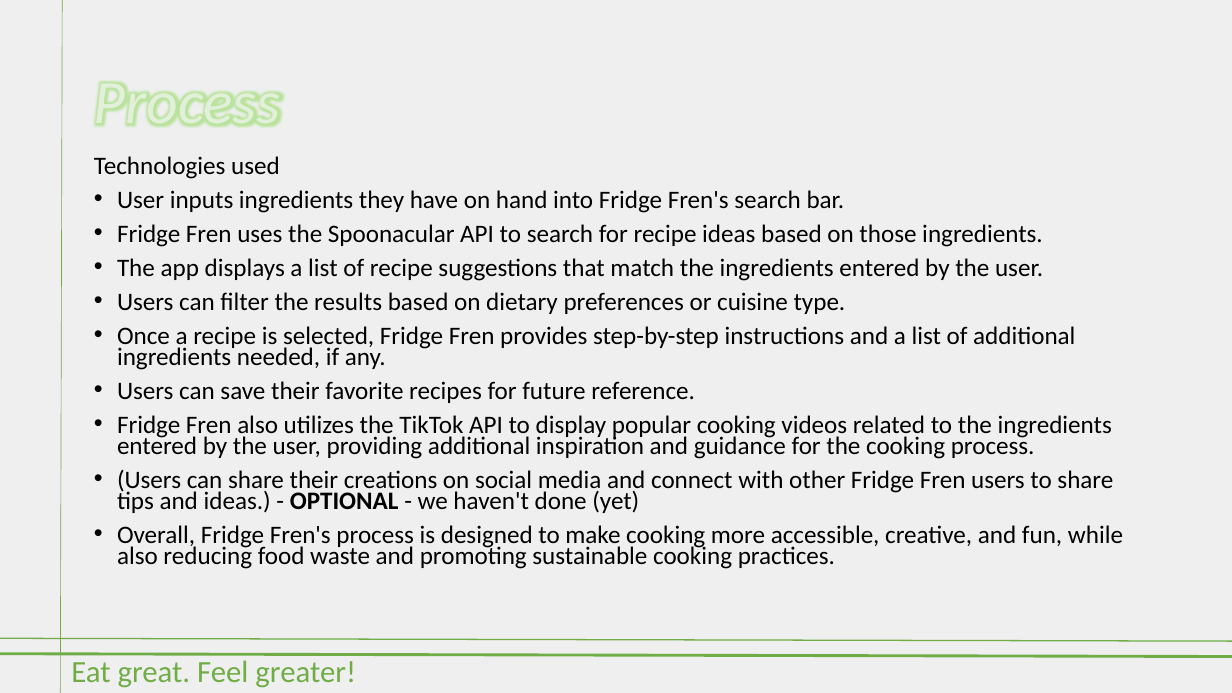
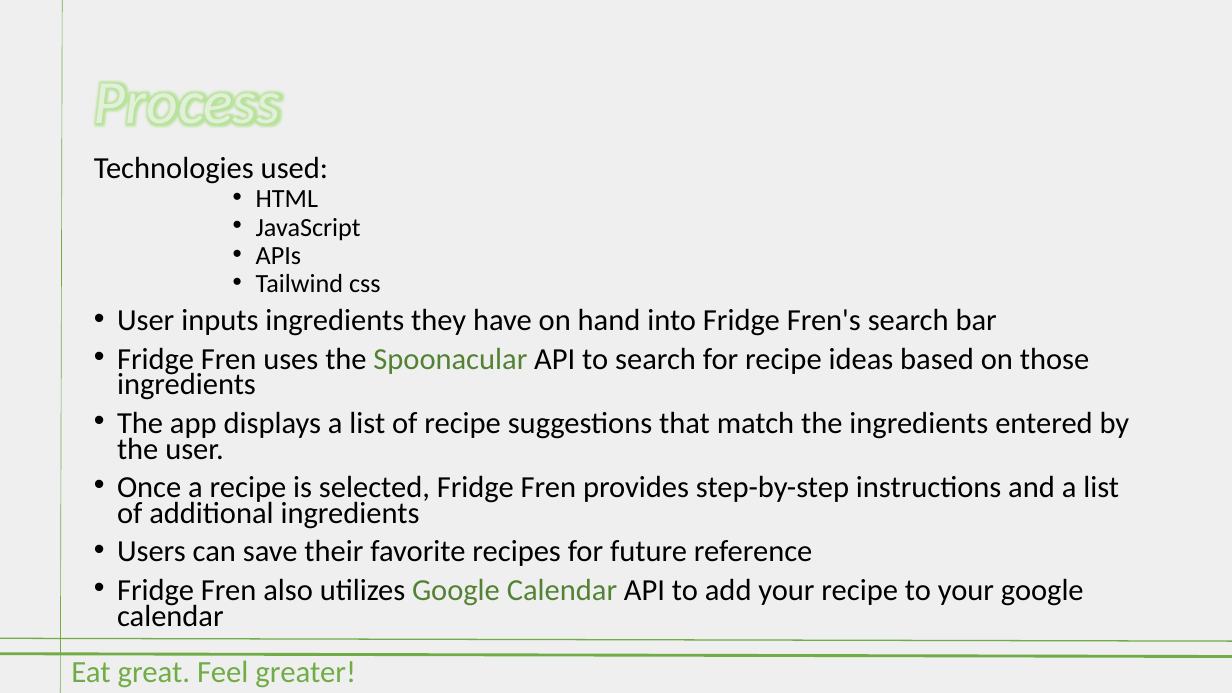
Before and after one commit to stanno03/Fridge-Fren, a slide deck: slide 5 of Fridge Fren.pptx. Drawn at 1232x693 pixels with LibreOffice and Linux fonts; fonts in the diff are those of the drawing. Boxes give left, top, right and bottom in pixels: in the first picture for what was removed or moved away, otherwise in the second. Text is boxed around its words. In the diff, an @@ line names an element or a change of style, - is before the commit and + after.

```diff
--- a/Fridge Fren.pptx
+++ b/Fridge Fren.pptx
@@ text at <box>94,156,1089,400</box>: text changed; size 19.6 to 23.8 pt @@
-Technologies used
-• User inputs ingredients they have on hand into Fridge Fren's search bar.
-• Fridge Fren uses the Spoonacular API to search for recipe ideas based on those ingredients.
+Technologies used:
+      • HTML
+      • JavaScript
+      • APIs
+      • Tailwind css
+• User inputs ingredients they have on hand into Fridge Fren's search bar
+• Fridge Fren uses the Spoonacular API to search for recipe ideas based on those ingredients
@@ text at <box>117,411,1130,460</box>: size 19.6 to 23.8 pt in "The app displays a list of recipe ..." @@
@@ text at <box>117,475,1119,627</box>: text changed; size 19.6 to 23.8 pt @@
-• Users can filter the results based on dietary preferences or cuisine type.
-• Once a recipe is selected, Fridge Fren provides step-by-step instructions and a list of additional ingredients needed, if any.
-• Users can save their favorite recipes for future reference.
-• Fridge Fren also utilizes the TikTok API to display popular cooking videos related to the ingredients entered by the user, providing additional inspiration and guidance for the cooking process.
-• (Users can share their creations on social media and connect with other Fridge Fren users to share tips and ideas.) - OPTIONAL - we haven't done (yet)
-• Overall, Fridge Fren's process is designed to make cooking more accessible, creative, and fun, while also reducing food waste and promoting sustainable cooking practices.
+• Once a recipe is selected, Fridge Fren provides step-by-step instructions and a list of additional ingredients
+• Users can save their favorite recipes for future reference
+• Fridge Fren also utilizes Google Calendar API to add your recipe to your google calendar
```
Also in this commit, not shown: 9 other slides changed.
